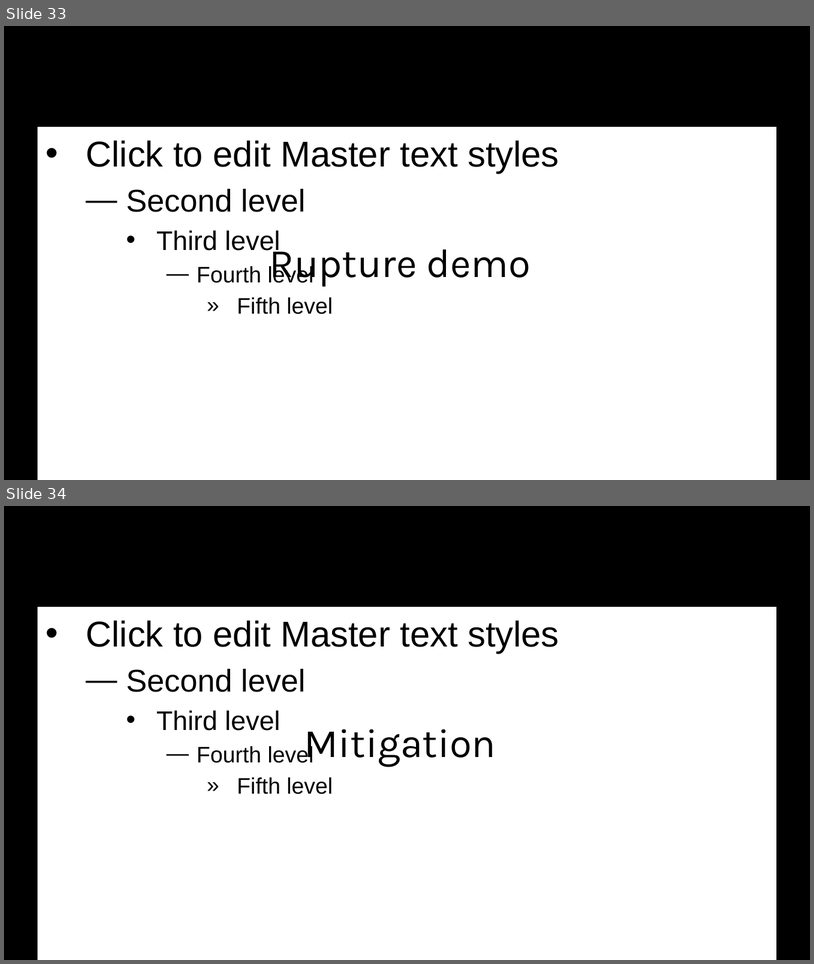
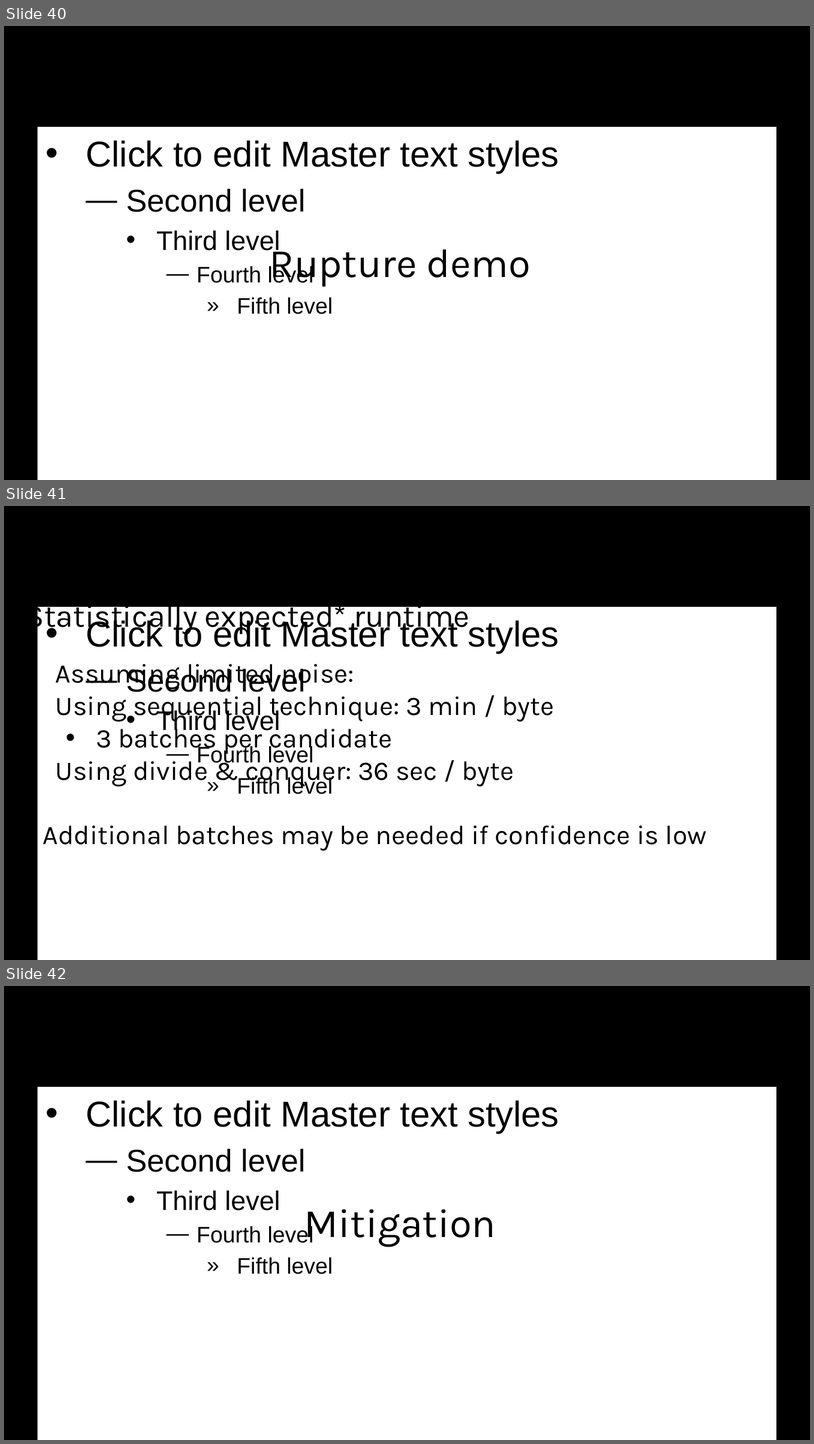
Before and after one commit to decrypto-org/rupture, a slide deck: etc/Black Hat Asia 2016/asia-16-Practical-New-Developments-In-The-BREACH-Attack.pptx. Shown one above the other, each under a label of ours: slides 33 and 34 before the commit, slides 40, 41 and 42 after it. The pictures are 814x964 and 814x1444 pixels, drawn with LibreOffice and Linux fonts; fonts in the diff are those of the drawing; background and template pictures are left out. Boxes give left, top, right and bottom in pixels: in the first picture for what was removed or moved away, otherwise in the second. Text is boxed around its words. In the diff, an @@ line names an element or a change of style, - is before the commit and + after.

```diff
--- a/etc/Black Hat Asia 2016/asia-16-Practical-New-Developments-In-The-BREACH-Attack.pptx
+++ b/etc/Black Hat Asia 2016/asia-16-Practical-New-Developments-In-The-BREACH-Attack.pptx
@@ slide 41 added at (4, 506, 810, 960), background picture (left out); not listed: 1 template element that a slide beside it also shows @@
@@ text added at (26, 598, 470, 634), 28 pt, text #000000 @@
+Statistically expected* runtime
@@ text added at (43, 664, 707, 850), 24 pt, text #000000 @@
+• Assuming limited noise:
+• Using sequential technique: 3 min / byte
+  • 3 batches per candidate
+• Using divide & conquer: 36 sec / byte
+* Additional batches may be needed if confidence is low
@@ what was slide 33 is now slide 40 @@
@@ what was slide 34 is now slide 42 @@
```
Also in this commit, not shown: 9 slides changed, 10 other slides added, 1 slide removed, 1 other file.
